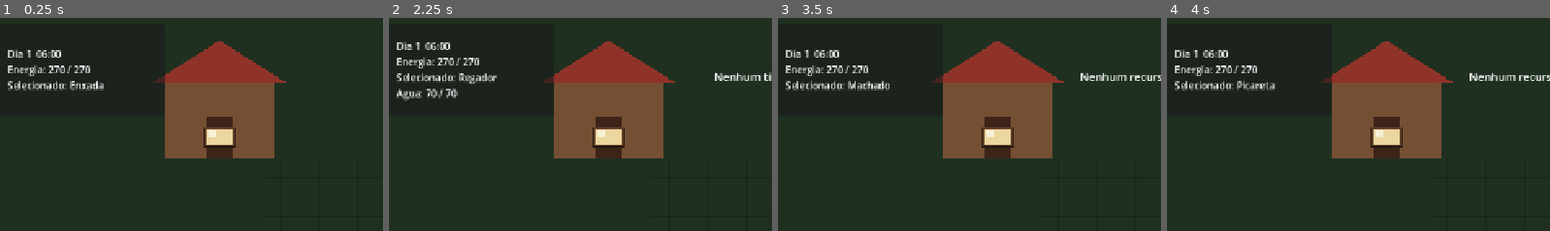
Above: before the commit, frames 1-4 (left to right).
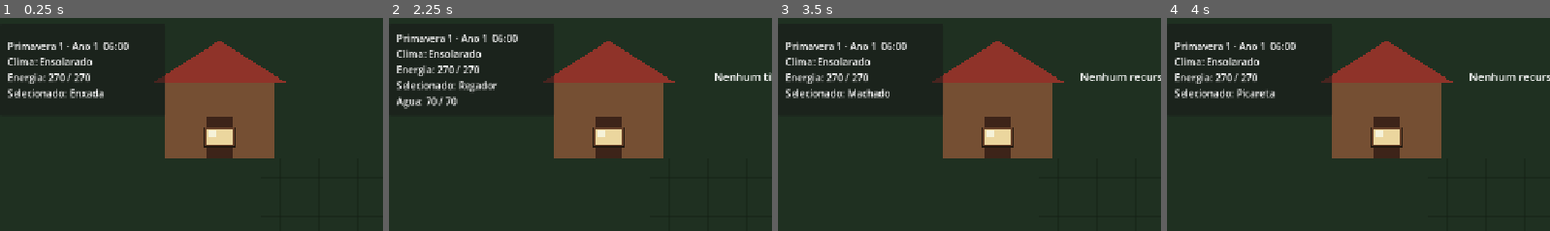
Above: after the commit, the same moments.

Repository: HelioConde/GameSlime
Game: Godot game, scene res://scenes/world/main.tscn
The game is run twice, just before and just after one commit, with the same random seed, the same clock (stepped at 60 frames per second) and the same inputs.
Inputs (mouse positions are % of the whole screen's width and height, from its top left):
- Up to frame 1 (0.25 s): no input
- Up to frame 2 (2.25 s): tap Enter at 0.5 s; move the mouse to (72, 45) at 0.52 s; hold D 0.53-1.28 s; tap E at 0.6 s; click (72, 45) at 0.67 s; tap Space at 0.77, 1.25, 1.52 s; move the mouse to (30, 55) at 1.27 s; hold S 1.28-2.03 s; tap 1 at 1.35 s; move the mouse to (60, 28) at 2.02 s; hold D from 2.03 s (still down); tap 2 at 2.1 s
- Up to frame 3 (3.5 s): move the mouse to (45, 70) at 2.77 s; release D at 2.78 s; hold W from 2.78 s (still down); tap 3 at 2.85 s; click (45, 70) at 2.92 s; tap Space at 3.02 s
- Up to frame 4 (4 s): tap Enter at 3.5 s; move the mouse to (80, 65) at 3.52 s; release W at 3.53 s; hold A from 3.53 s (still down); tap 4 at 3.6 s; tap Space at 3.77 s
The pictures show only the part of the screen within x 1-51%, y 0-50%; the shares and areas given below are measured in that part.

The runs differ from the first frame. In frame 1, 3.8% of the frame differs, in the area x 2-34%, y 10-38%; in frame 2, 4.5%, in the area x 2-34%, y 7-43%; in frame 3, 3.9%; in frame 4, 3.8%.

Commit message:
fix: show calendar and weather in HUD

Diff:
--- a/scripts/ui/game_hud.gd
+++ b/scripts/ui/game_hud.gd
@@ -125,9 +125,10 @@
 				player.tools.get_water_capacity(),
 			]
 
-	status_label.text = "Dia %d  %s\nEnergia: %.0f / %.0f\nSelecionado: %s%s%s" % [
-		GameClock.day,
+	status_label.text = "%s  %s\nClima: %s\nEnergia: %.0f / %.0f\nSelecionado: %s%s%s" % [
+		GameClock.get_date_text(),
 		GameClock.get_time_text(),
+		WeatherManager.get_weather_name(),
 		player.energy.current_energy,
 		player.energy.maximum_energy,
 		player.get_selected_item_name(),
